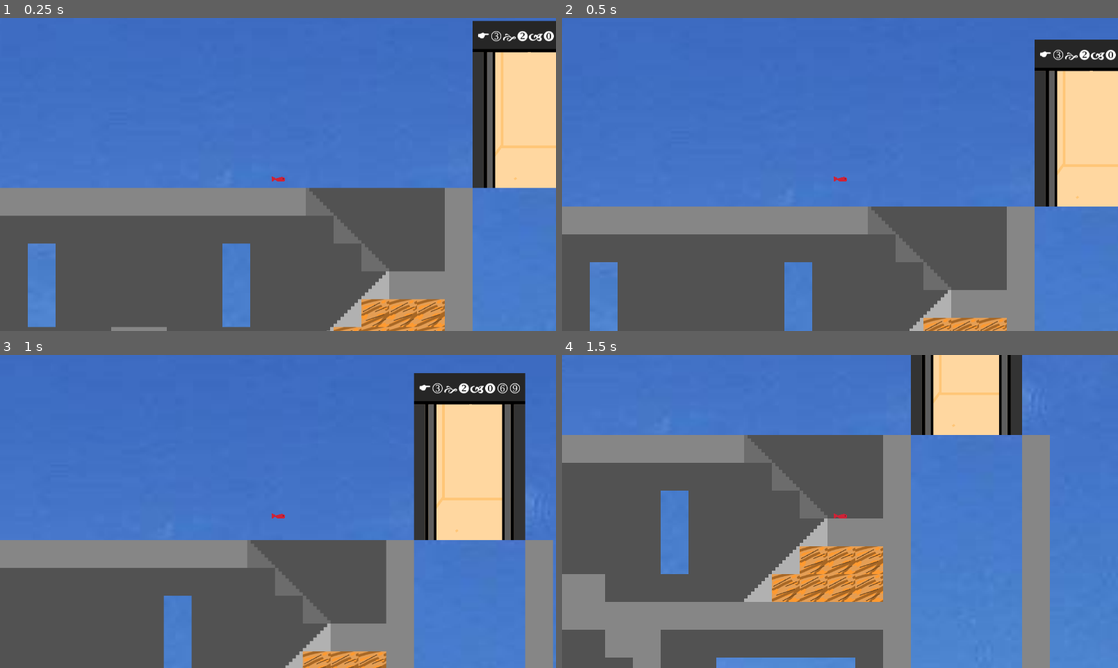
Above: before the commit, frames 1-4 (two rows, left to right).
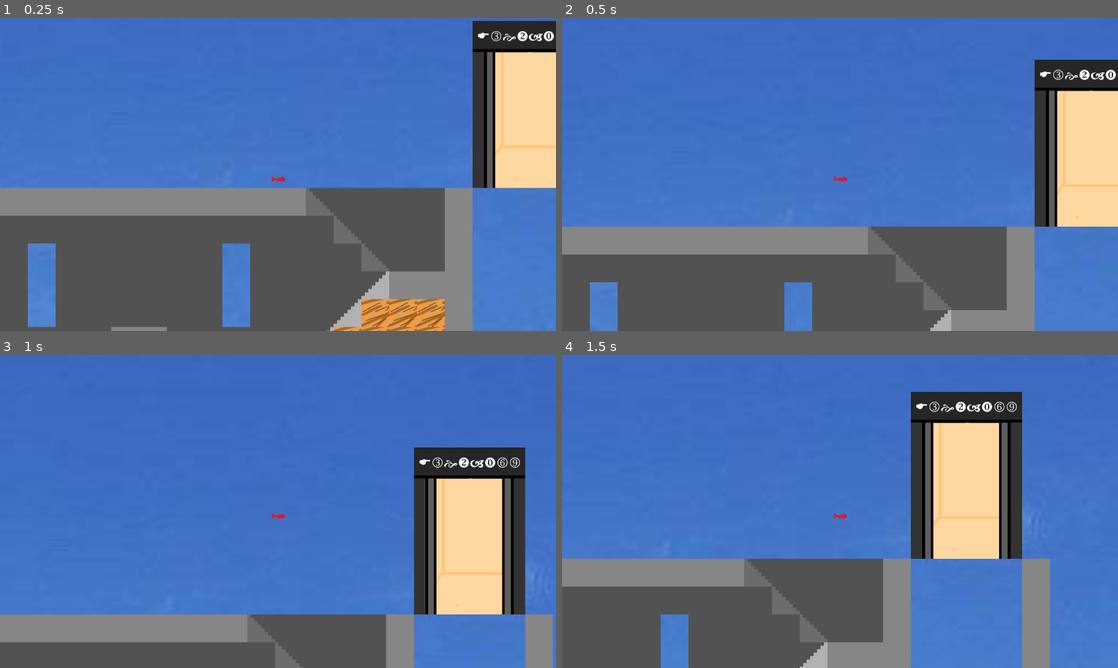
Above: after the commit, the same moments.

Repository: SweetFrontier/Fish
Game: Godot game, scene res://Scenes/Main.tscn
Two runs of this game, one before a commit and one after it. Both use one fixed random seed, a clock stepped at 60 frames per second and the inputs below.
Inputs (mouse positions are in pixels of both pictures, inside the frame that each line leads up to):
- Up to frame 1 (0.25 s): no input
- Up to frame 2 (0.5 s): no input
- Up to frame 3 (1 s): tap Enter at 0.5 s; move the mouse to (400, 495) at 0.52 s; hold Right (ui_right) from 0.53 s (still down); hold F from 0.53 s (still down); click (400, 495) at 0.67 s
- Up to frame 4 (1.5 s): keep holding Right (ui_right); move the mouse to (728, 527) at 1.27 s; release F at 1.28 s; tap F at 1.35 s

Frame 1 is identical in both runs. In frame 2, 15% of the frame differs, in the area x 0-100%, y 6-100%; in frame 3, 37%; in frame 4, 52%, in the area x 0-88%, y 0-100%.

Commit message:
feat: changed fish jump height

Diff:
--- a/Scenes/Main.tscn
+++ b/Scenes/Main.tscn
@@ -1,8 +1,8 @@
 [gd_scene load_steps=4 format=3 uid="uid://lcuk5mtg1ahs"]
 
-[ext_resource type="PackedScene" uid="uid://4g0af7aemin4" path="res://Scenes/TileMaps.tscn" id="1_d6tib"]
+[ext_resource type="PackedScene" uid="uid://c70j06kp51u3u" path="res://Scenes/TileMaps.tscn" id="1_d6tib"]
 [ext_resource type="PackedScene" uid="uid://cveytbhngs47s" path="res://Scenes/Elevator.tscn" id="2_4pedu"]
-[ext_resource type="PackedScene" uid="uid://2vy2j7iddkmf" path="res://Scenes/Fish.tscn" id="2_48kp2"]
+[ext_resource type="PackedScene" uid="uid://2vy2j7iddkmf" path="res://Scenes/fish.tscn" id="2_48kp2"]
 
 [node name="Main" type="Node2D"]
 
@@ -10,6 +10,7 @@
 
 [node name="Fish" parent="." instance=ExtResource("2_48kp2")]
 position = Vector2(2112, -1984)
+JUMP_VELOCITY = -650.0
 
 [node name="Camera2D" type="Camera2D" parent="Fish"]
 
--- a/Scenes/fish.tscn
+++ b/Scenes/fish.tscn
@@ -23,6 +23,7 @@
 
 [node name="Fish" type="CharacterBody2D"]
 script = ExtResource("1_yo2by")
+JUMP_VELOCITY = -1000.0
 
 [node name="AnimatedSprite2D" type="AnimatedSprite2D" parent="."]
 sprite_frames = SubResource("SpriteFrames_dpvr3")
--- a/Scripts/fish.gd
+++ b/Scripts/fish.gd
@@ -1,8 +1,8 @@
 extends CharacterBody2D
 
 
-const SPEED = 300.0
-const JUMP_VELOCITY = -400.0
+@export var SPEED = 300.0
+@export var JUMP_VELOCITY = -400.0
 
 # Get the gravity from the project settings to be synced with RigidBody nodes.
 var gravity = ProjectSettings.get_setting("physics/2d/default_gravity")
